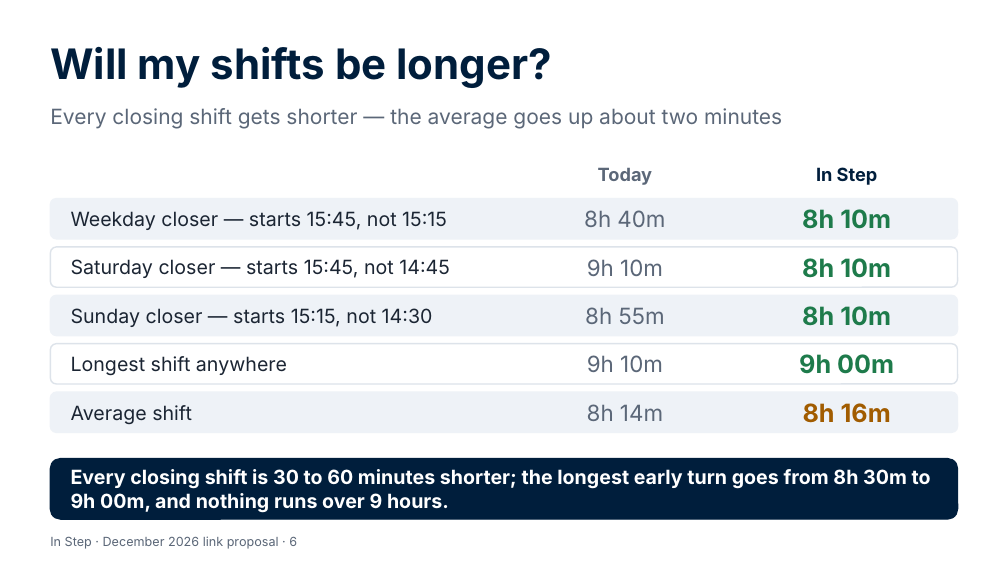
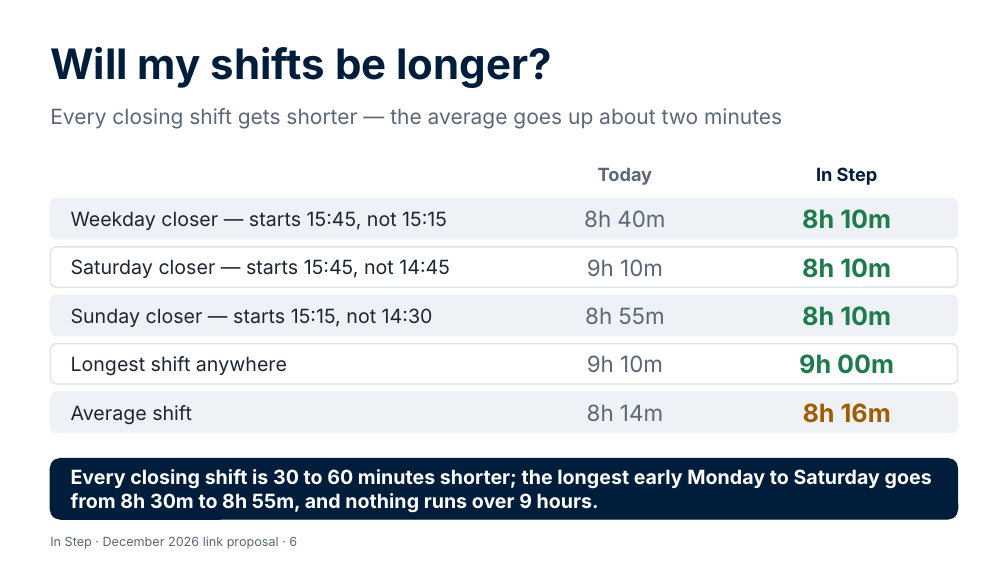
Before and after one commit to Garethdavidmiller/roster-app, a slide deck: slide 6 of docs/links-26/presentations/In-Step-for-colleagues.pptx. Drawn at 1008x567 pixels with LibreOffice and Linux fonts; fonts in the diff are those of the drawing. Boxes give left, top, right and bottom in pixels: in the first picture for what was removed or moved away, otherwise in the second. Text is boxed around its words. In the diff, an @@ line names an element or a change of style, - is before the commit and + after.

```diff
--- a/docs/links-26/presentations/In-Step-for-colleagues.pptx
+++ b/docs/links-26/presentations/In-Step-for-colleagues.pptx
@@ text at bbox=[71, 469, 932, 513]: text changed @@
-Every closing shift is 30 to 60 minutes shorter; the longest early turn goes from 8h 30m to 9h 00m, and nothing runs over 9 hours.
+Every closing shift is 30 to 60 minutes shorter; the longest early Monday to Saturday goes from 8h 30m to 8h 55m, and nothing runs over 9 hours.
```
Also in this commit, not shown: 13 other files.
